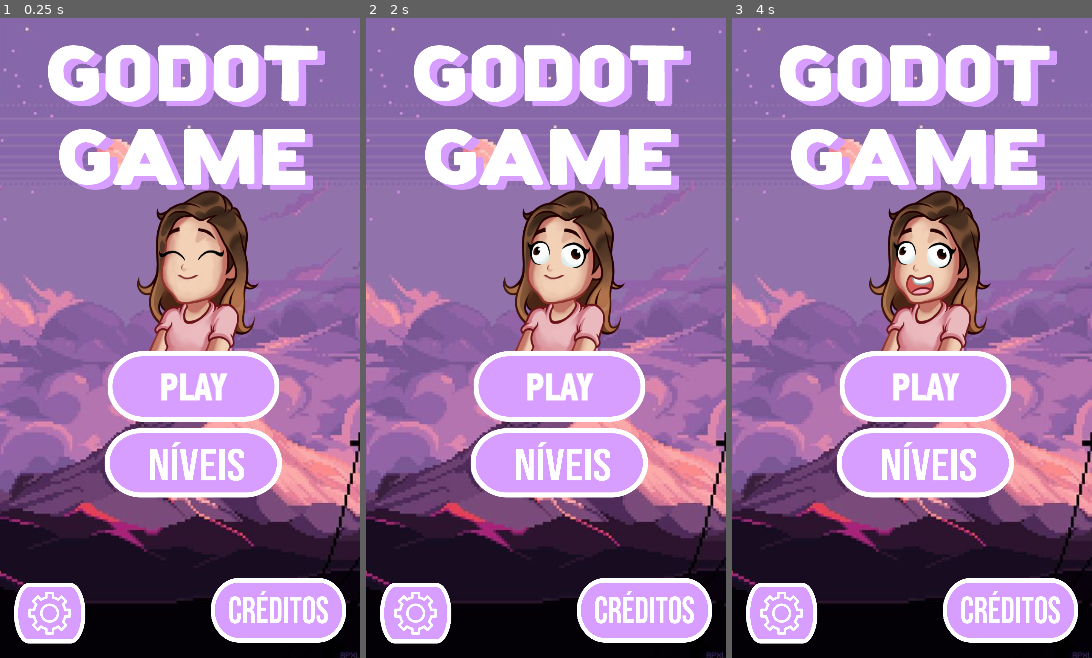
Above: before the commit, frames 1-3 (left to right).
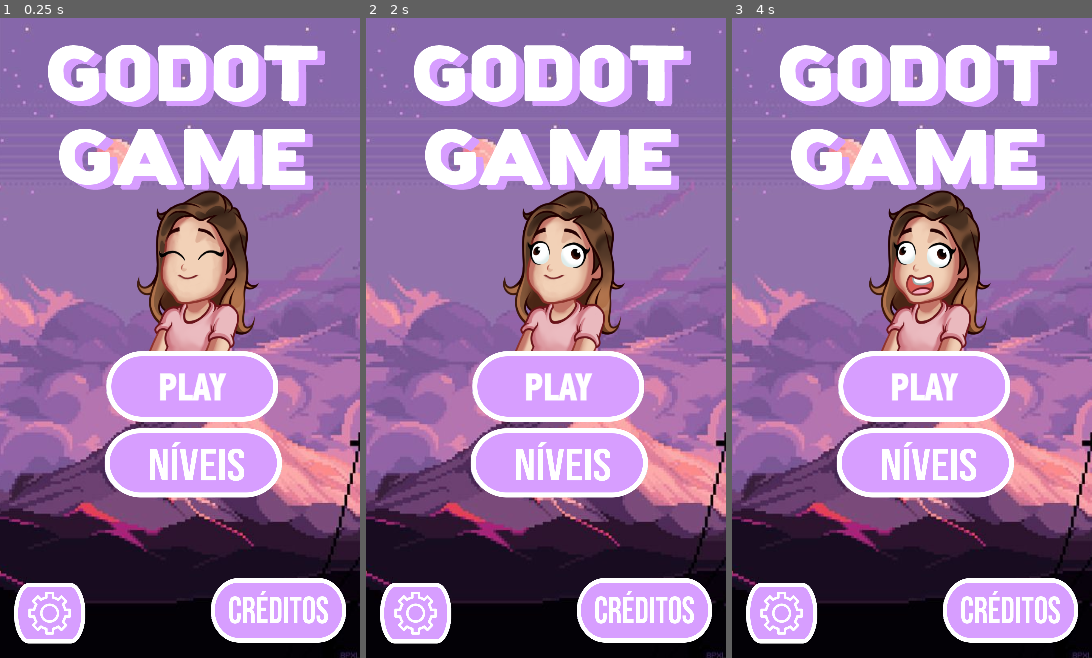
Above: after the commit, the same moments.

Repository: rafaballerini/ProjetoGodot
Game: Godot game, scene res://scenes/menu.tscn
The game is run twice, just before and just after one commit, with the same random seed, the same clock (stepped at 60 frames per second) and the same inputs.
Inputs:
- Up to frame 1 (0.25 s): no input
- Up to frame 2 (2 s): tap Enter at 1.25 s
- Up to frame 3 (4 s): tap Space at 2.75 s

The runs differ from the first frame. In frame 1, 0.3% of the frame differs, in the area x 29-78%, y 52-64%; in frame 2, 0.3%; in frame 3, 0.3%.

Commit message:
Changes in level's and menu screen

Diff:
--- a/scenes/levels.tscn
+++ b/scenes/levels.tscn
@@ -39,7 +39,7 @@
 texture = ExtResource( 2 )
 
 [node name="level01" type="TouchScreenButton" parent="level canvas"]
-position = Vector2( 24.7295, 149.873 )
+position = Vector2( 28.94, 150.926 )
 scale = Vector2( 0.117158, 0.151158 )
 normal = ExtResource( 5 )
 
--- a/scenes/menu.tscn
+++ b/scenes/menu.tscn
@@ -38,7 +38,7 @@
 position = Vector2( -91.5103, -71.1222 )
 
 [node name="btn_play" type="TouchScreenButton" parent="Canvas"]
-position = Vector2( 92.6908, 321.336 )
+position = Vector2( 91.5245, 321.336 )
 scale = Vector2( 0.244351, 0.256767 )
 normal = ExtResource( 3 )
 pressed = ExtResource( 5 )
